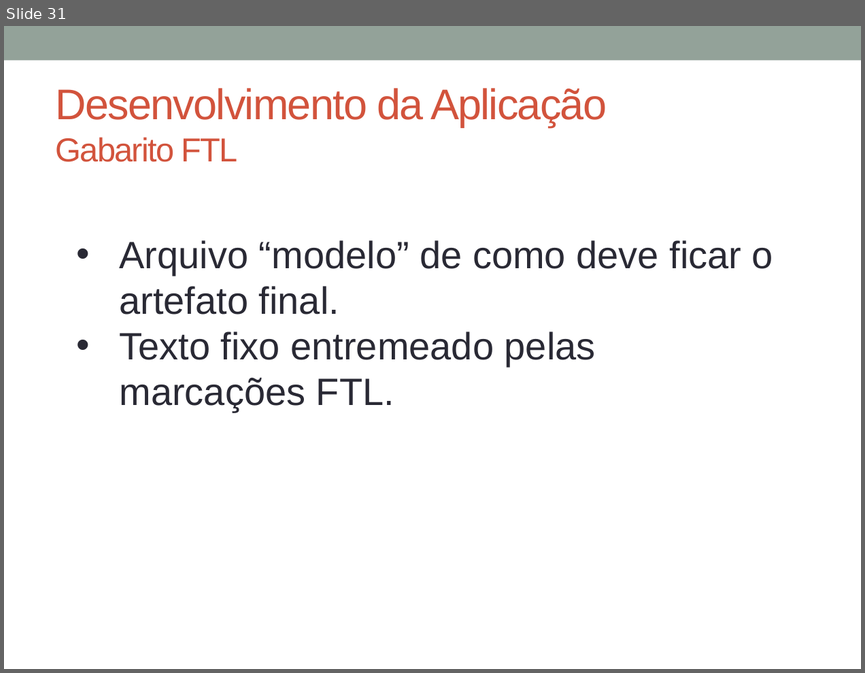
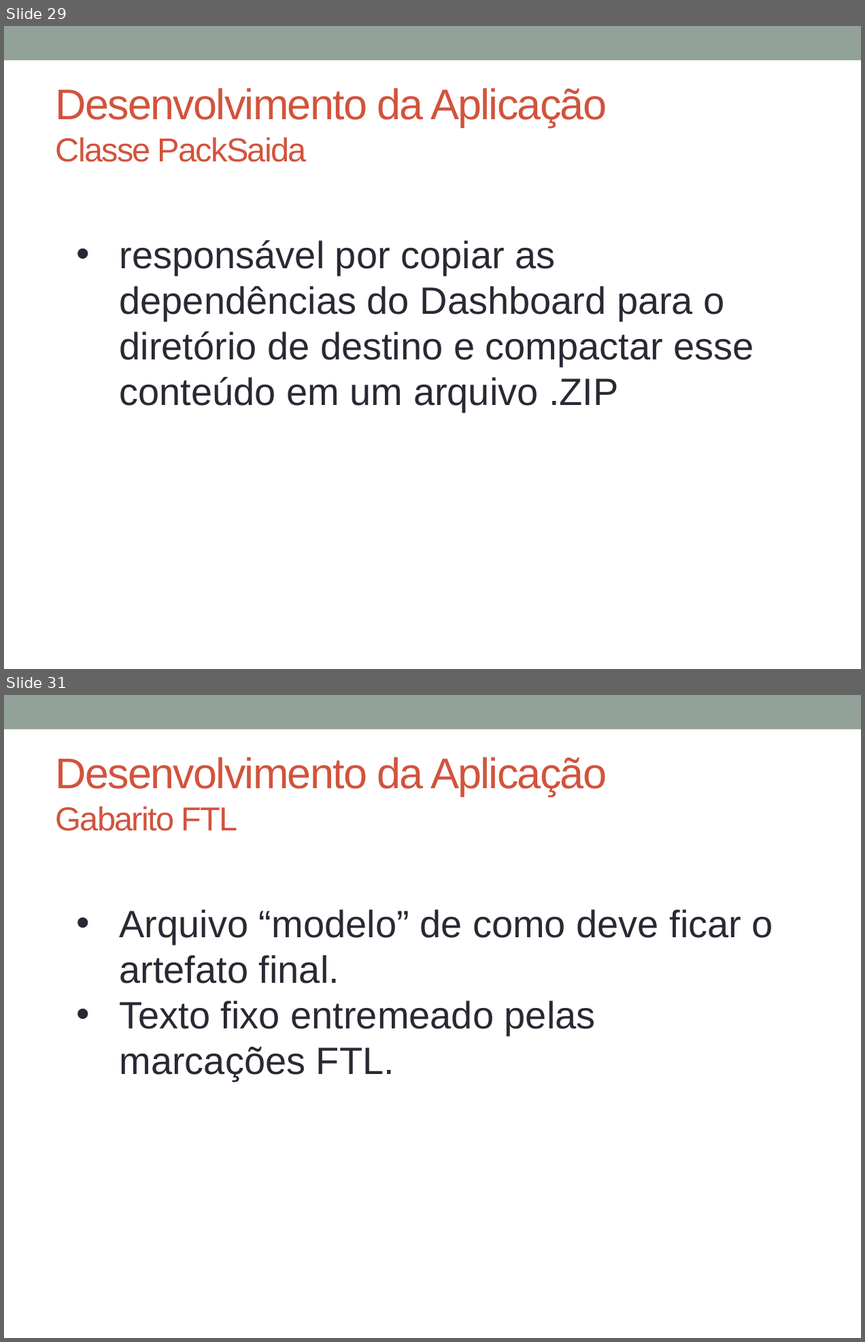
Before and after one commit to glaubergad/tccrepo, a slide deck: mono/Defesa TCC - DashGen - FINAL.pptx. Shown one above the other, each under a label of ours: slide 31 before the commit, slides 29 and 31 after it; the slides between them are not shown. The pictures are 865x673 and 865x1342 pixels, drawn with LibreOffice and Linux fonts; fonts in the diff are those of the drawing. Boxes give left, top, right and bottom in pixels: in the first picture for what was removed or moved away, otherwise in the second. Text is boxed around its words. In the diff, an @@ line names an element or a change of style, - is before the commit and + after.

```diff
--- a/mono/Defesa TCC - DashGen - FINAL.pptx
+++ b/mono/Defesa TCC - DashGen - FINAL.pptx
@@ slide 29 added at bbox=[4, 26, 861, 669], background #FFFFFF; not listed: 1 template element that a slide beside it also shows @@
@@ title added at bbox=[56, 88, 606, 162], 36 pt, text #D2533C @@
+Desenvolvimento da Aplicação
+Classe PackSaida
@@ text added at bbox=[120, 240, 754, 412], 32 pt, text #292934 @@
+• responsável por copiar as dependências do Dashboard para o diretório de destino e compactar esse conteúdo em um arquivo .ZIP
```
Also in this commit, not shown: 9 slides changed, 2 other slides added, 5 slides removed, 3 other files.
